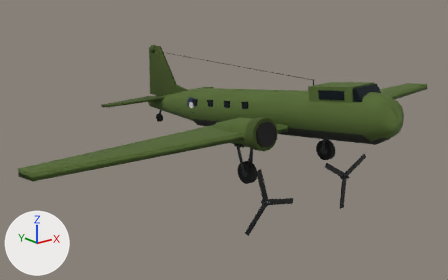
An edit to the glTF model public/models/vehicles/aircraft/ac47-spooky.glb, drawn before and after from the same camera.
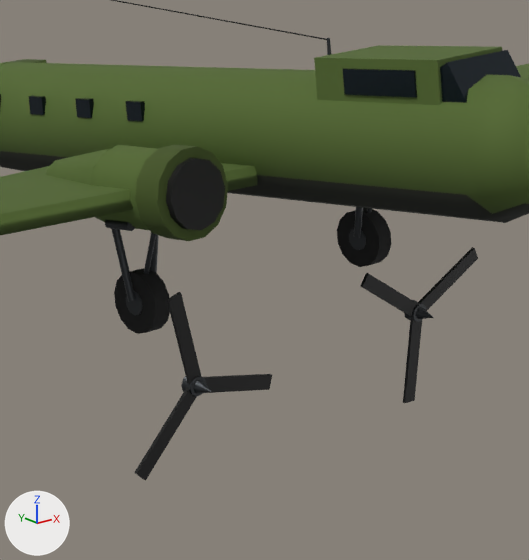
Each version is shown whole from a camera (50 mm lens) standing at (-21.5, -24.96, 11.12) and looking at (-1.04, 0.61, 0.89), then close up on the part from 44% to 86% of the width and 24% to 94% of the height. Lighting does not change. The marker at lower left points along +X, +Y and +Z. The last two pictures show the newer version. Where no turn or scale is listed for an object, it has been applied to the vertices.

Script lines for the objects in view, before the commit:
```python
me_mesh_naceller = bpy.data.meshes.new('Mesh_NacelleR')
me_mesh_naceller.from_pydata(...)  # 28 vertices, 48 faces; spans x -0.85..0.85, y -0.72..0.72, z -0.72..0.72
me_mesh_naceller.materials.append(mat_material_0)  # dark green #556b2f
ob_joint_propellerl = bpy.data.objects.new('Joint_PropellerL', None)
ob_joint_propellerl.parent = ob_ac47spooky
ob_joint_propellerl.location = (4.82, 2.8, -0.55)
ob_joint_propellerr = bpy.data.objects.new('Joint_PropellerR', None)
ob_joint_propellerr.parent = ob_ac47spooky
ob_joint_propellerr.location = (4.82, -2.8, -0.55)
ob_mesh_naceller = bpy.data.objects.new('Mesh_NacelleR', me_mesh_naceller)
ob_mesh_naceller.parent = ob_airframe
ob_mesh_naceller.location = (3.65, -2.8, -0.55)
# also in view: 'Mesh_BladeL1' at (2.76, -4.82, -1.5); 'Mesh_NacelleAftR' at (-2.8, -2.04, 2.49); 'Mesh_CowlR' at (-2.8, -4.38, 2.74); 'Mesh_BladeR0' at (-3.08, -4.82, 0.36); 'Mesh_MainWingRight' at (-7.05, -2.27, 2.35)
```
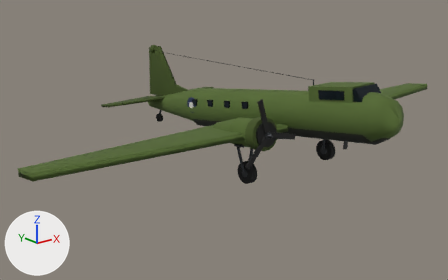
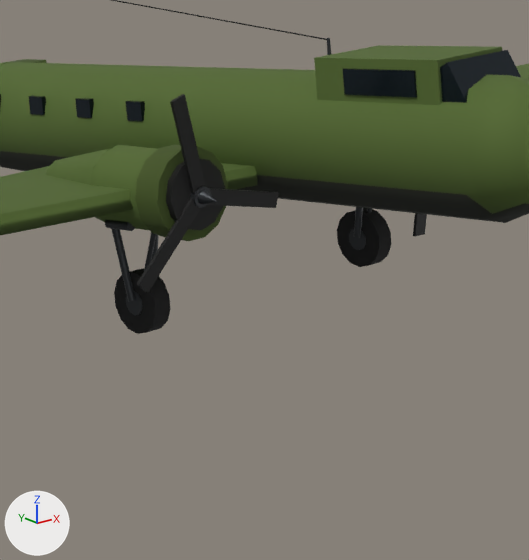
ob_joint_propellerr is not drawn itself; it is the parent of ob_mesh_prophubr, ob_mesh_spinnerr, ob_mesh_blader0, ob_mesh_blader1, ob_mesh_blader2.
ob_joint_propellerl is not drawn itself; it is the parent of ob_mesh_prophubl, ob_mesh_spinnerl, ob_mesh_bladel0, ob_mesh_bladel1, ob_mesh_bladel2.

Edits to the bpy script that builds the scene:
```text
Change ob_joint_propellerr:
    ob_joint_propellerr.location: (4.82, -2.8, -0.55) -> (4.82, -2.8, 2.78)
Change ob_joint_propellerl:
    ob_joint_propellerl.location: (4.82, 2.8, -0.55) -> (4.82, 2.8, 2.78)
```

Boxes [x1, y1, x2, y2] around the edits, measured in the close-ups (529 x 560 px):
'Mesh_BladeR0', moved: before [167, 292, 201, 385]; after [170, 94, 206, 195]
'Mesh_BladeR1', moved: before [134, 387, 196, 481]; after [137, 198, 201, 293]
'Mesh_BladeR2', moved: before [203, 374, 272, 393]; after [207, 188, 279, 208]
'Mesh_BladeL1', moved: before [403, 319, 422, 403]; after [413, 213, 427, 236]
'Mesh_BladeL2', moved (not visible afterwards): before [418, 247, 478, 311]
'Mesh_BladeL0', moved (not visible afterwards): before [360, 273, 418, 317]
'Mesh_SpinnerR', moved: before [181, 376, 212, 393]; after [197, 190, 217, 204]
'Mesh_PropHubR', moved: before [185, 376, 207, 397]; after [190, 186, 211, 208]
'Mesh_SpinnerL', moved (not visible afterwards): before [404, 300, 434, 320]
'Mesh_PropHubL', moved (not visible afterwards): before [408, 302, 426, 322]
